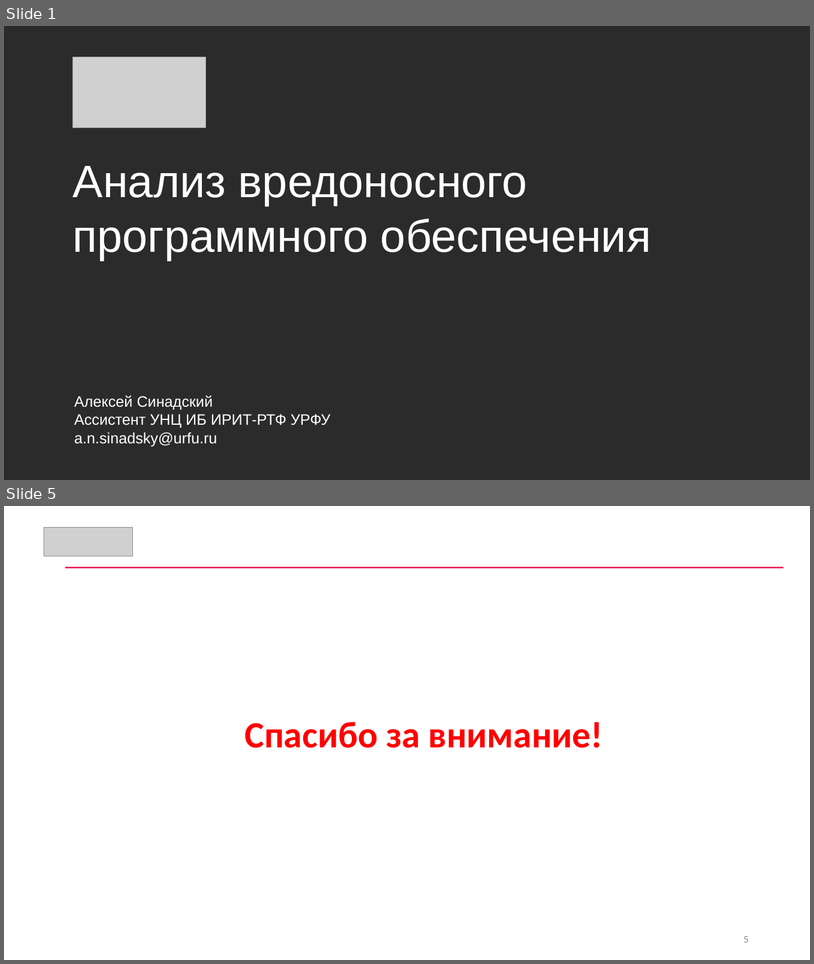
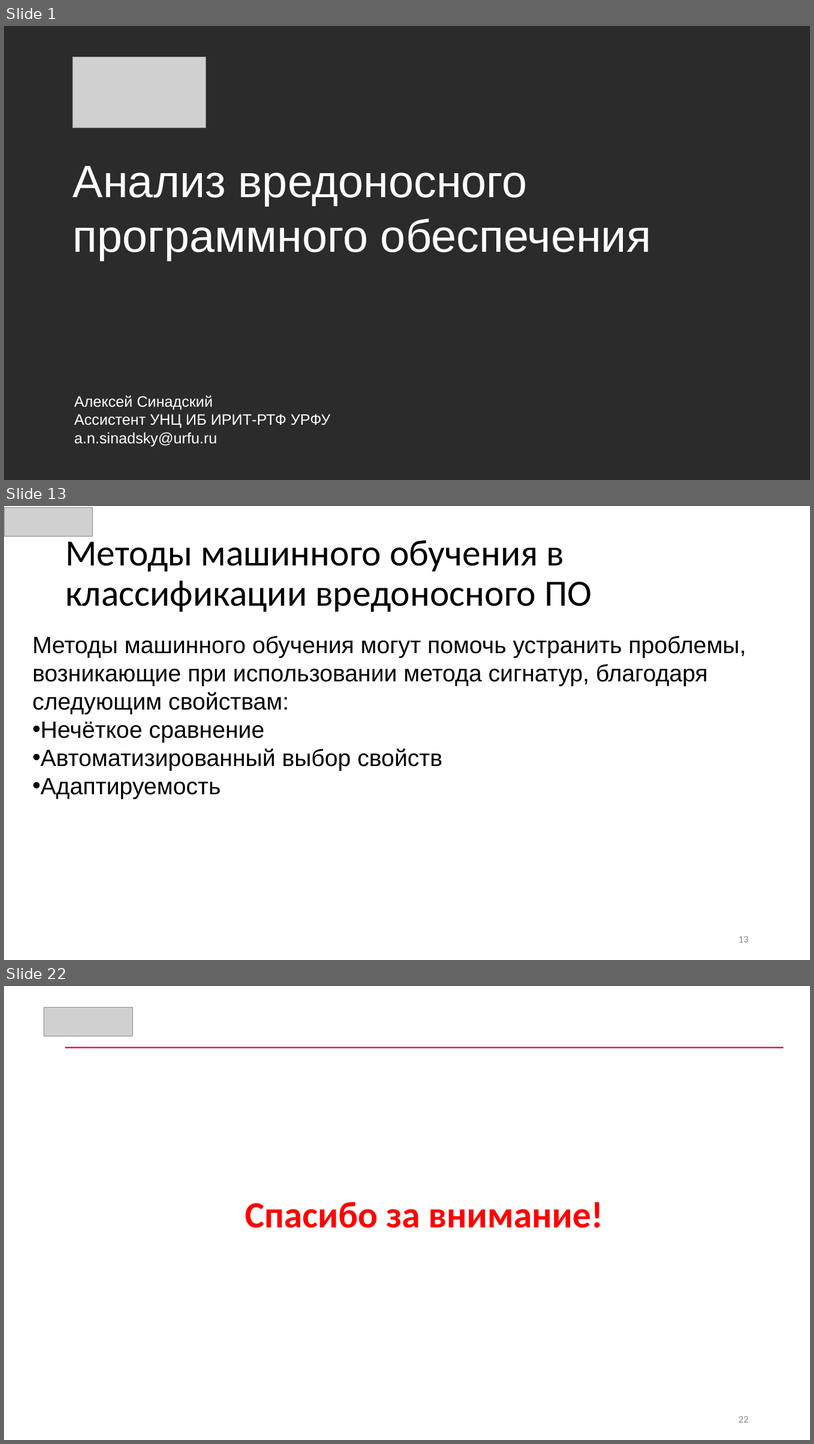
Before and after one commit to CyberLympha/AI-for-IS-Course, a slide deck: Лекции/Анализ вредоносного программного обеспечения.pptx. Shown one above the other, each under a label of ours: slides 1 and 5 before the commit, slides 1, 13 and 22 after it; the slides between them are not shown. The pictures are 814x964 and 814x1444 pixels, drawn with LibreOffice and Linux fonts; fonts in the diff are those of the drawing; grey boxes stand for pictures; background and template pictures are left out; a plain dark background stands for a picture behind light text. Boxes give left, top, right and bottom in pixels: in the first picture for what was removed or moved away, otherwise in the second. Text is boxed around its words. In the diff, an @@ line names an element or a change of style, - is before the commit and + after.

Commit message:
Нализ вредоносного ПО, Лекция

```diff
--- a/Лекции/Анализ вредоносного программного обеспечения.pptx
+++ b/Лекции/Анализ вредоносного программного обеспечения.pptx
@@ slide 13 added at (4,506,810,960), background #FFFFFF @@
@@ picture added at (4,508,93,536) @@
@@ title added at (65,535,592,612), 44 pt, text #000000 @@
+Методы машинного обучения в классификации вредоносного ПО
@@ text added at (32,636,746,799), 28 pt, text #000000 @@
+Методы машинного обучения могут помочь устранить проблемы, возникающие при использовании метода сигнатур, благодаря следующим свойствам:
+• Нечёткое сравнение
+• Автоматизированный выбор свойств
+• Адаптируемость
@@ page number added at (739,936,749,942), 12 pt, text #8B8B8B @@
+13
@@ what was slide 5 is now slide 22 @@
@@ page number at (739,1416,749,1422): text changed @@
-5
+22
```
Also in this commit, not shown: 2 slides changed, 17 other slides added, 1 slide removed, 1 other file.
